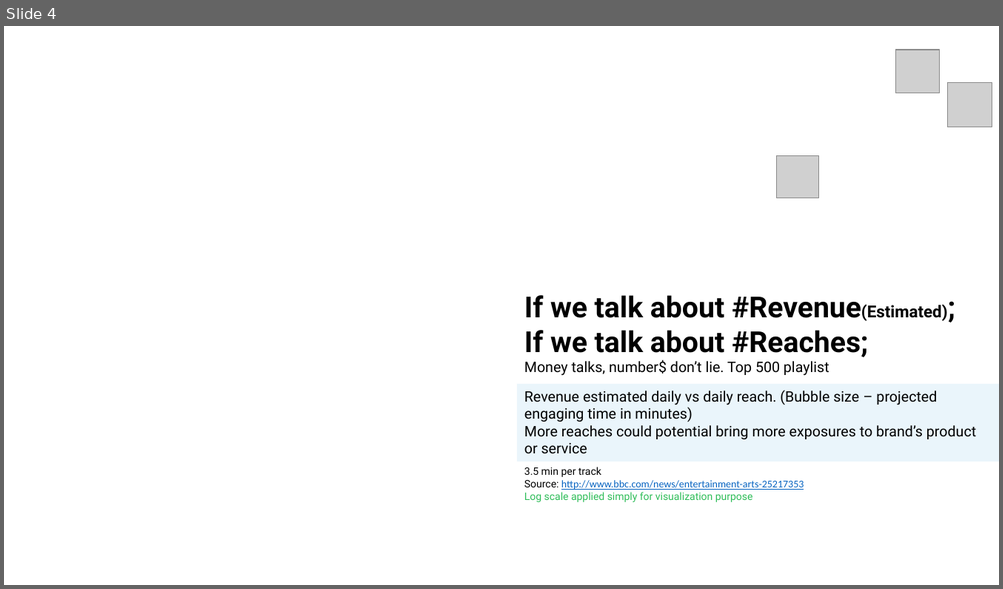
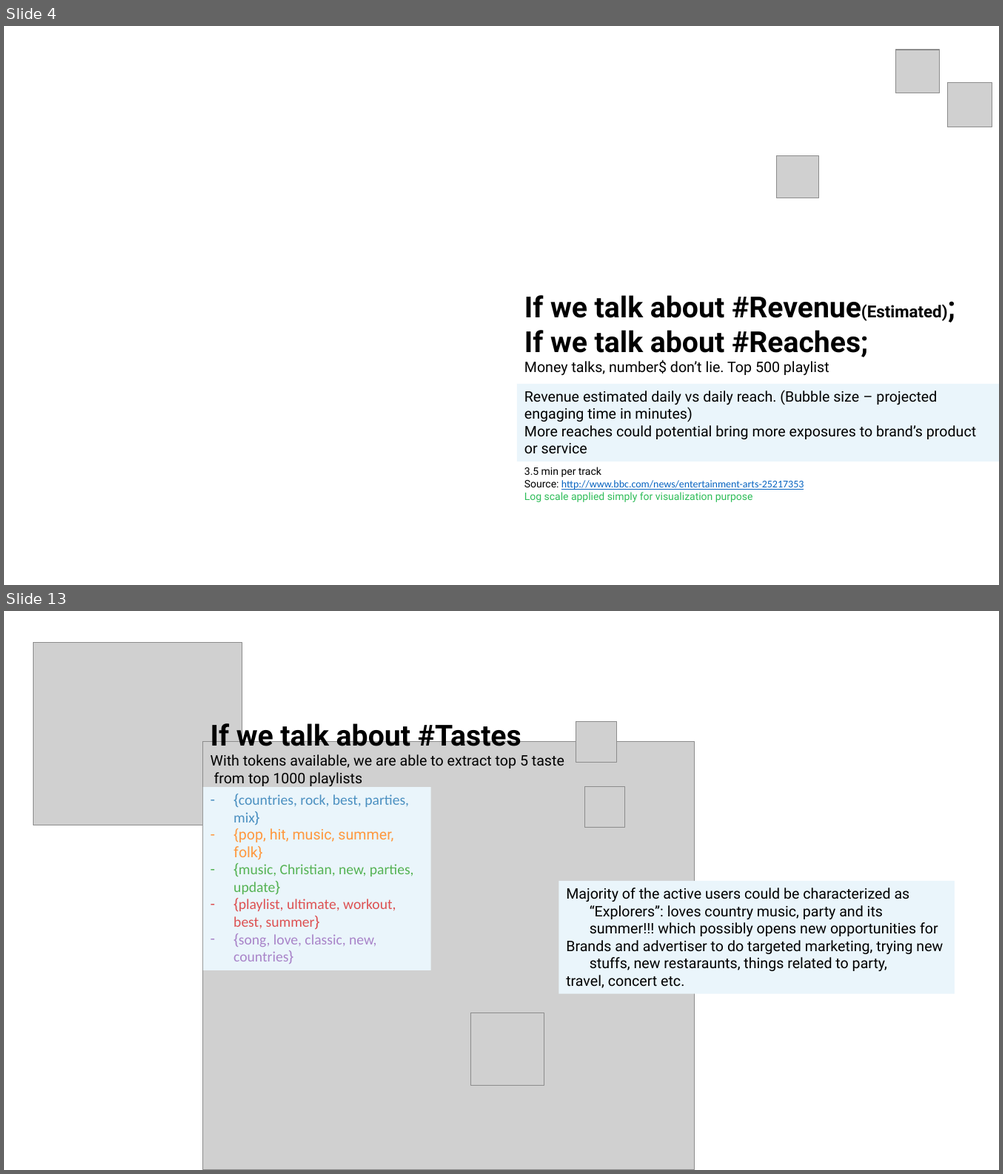
Before and after one commit to alonnir/playlist_summary_analysis, a slide deck: Presentation.pptx. Shown one above the other, each under a label of ours: slide 4 before the commit, slides 4 and 13 after it; the slides between them are not shown. The pictures are 1003x589 and 1003x1174 pixels, drawn with LibreOffice and Linux fonts; fonts in the diff are those of the drawing; grey boxes stand for pictures; background and template pictures are left out. Boxes give left, top, right and bottom in pixels: in the first picture for what was removed or moved away, otherwise in the second. Text is boxed around its words. In the diff, an @@ line names an element or a change of style, - is before the commit and + after.

```diff
--- a/Presentation.pptx
+++ b/Presentation.pptx
@@ slide 13 added at [4, 611, 999, 1170], background #FFFFFF @@
@@ picture added at [33, 643, 242, 825] @@
@@ text added at [210, 719, 564, 788], 14 pt, text #000000 @@
+If we talk about #Tastes
+With tokens available, we are able to extract top 5 taste
+from top 1000 playlists
@@ picture added at [576, 721, 617, 763] @@
@@ picture added at [203, 741, 695, 1170] @@
@@ rectangle added at [203, 787, 431, 971], fill #EAF5FB, 14 pt, text #DD5152 @@
+– {countries, rock, best, parties, mix}
+– {pop, hit, music, summer, folk}
+– {music, Christian, new, parties, update}
+– {playlist, ultimate, workout, best, summer}
+– {song, love, classic, new, countries}
@@ picture added at [584, 787, 625, 827] @@
@@ rectangle added at [558, 881, 954, 994], fill #EAF5FB, 14 pt, text #000000 @@
+Majority of the active users could be characterized as “Explorers”: loves country music, party and its summer!!! which possibly opens new opportunities for
+Brands and advertiser to do targeted marketing, trying new stuffs, new restaraunts, things related to party,
+travel, concert etc.
@@ picture added at [471, 1013, 544, 1086] @@
```
Also in this commit, not shown: 4 slides changed, 9 other slides added, 34 other files.
